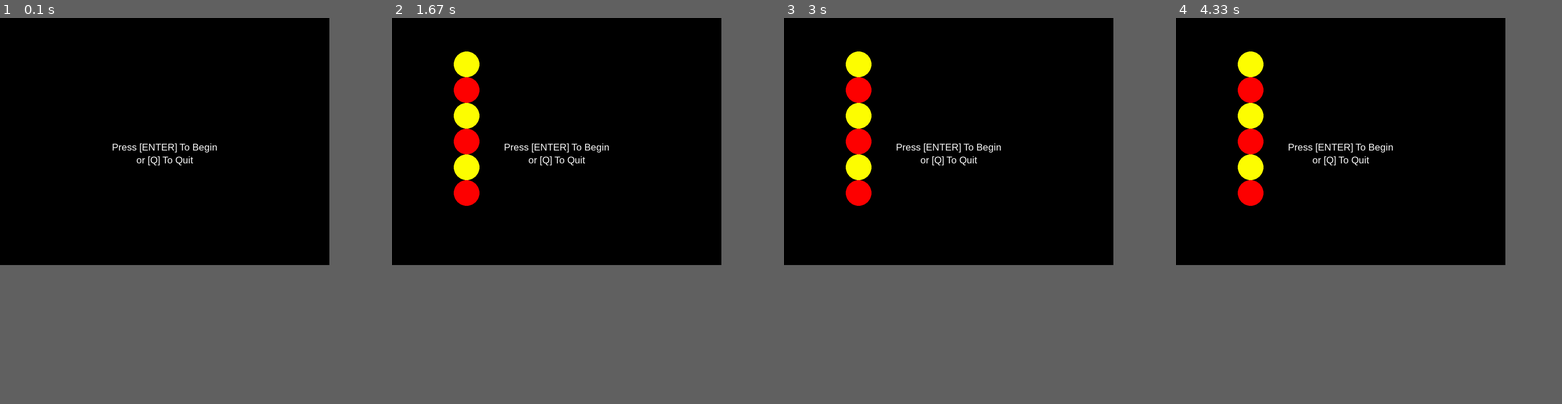
Above: before the commit, frames 1-4 (left to right).
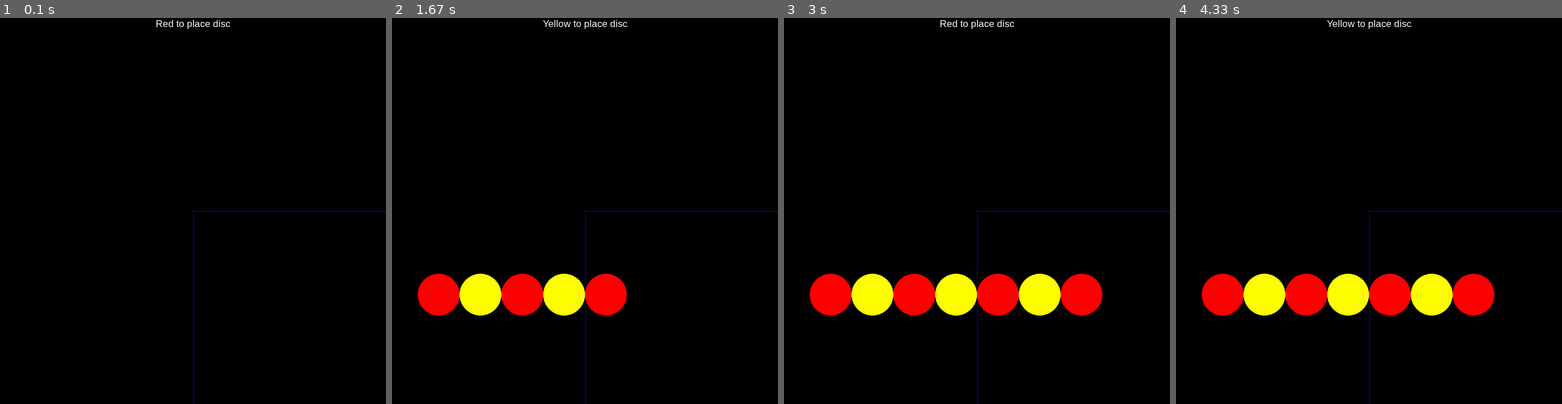
Above: after the commit, the same moments.

Repository: objarni/four-in-a-row-pygame
Game: pygame game, started from src/four_in_a_row.py
The game is run twice, just before and just after one commit, with the same random seed, the same clock (stepped at 60 frames per second) and the same inputs.
Inputs:
- Up to frame 1 (0.1 s): no input
- Up to frame 2 (1.67 s): tap Enter at 0.33, 0.67, 1.07, 1.37, 1.57 s
- Up to frame 3 (3 s): tap Enter at 1.9, 2.2, 2.97 s
- Up to frame 4 (4.33 s): tap Enter at 3.73 s
In our replay, the window is 768x576 before the commit and 900x900 after it. These sizes can differ from the game's own. Grey fills any space a smaller window leaves; there, only what the larger window draws over its background counts as a difference.

The runs differ from the first frame. In frame 1, 0.7% of the frame differs, in the area x 29-100%, y 0-100%; in frame 2, 7.5%; in frame 3, 9.4%; in frame 4, 9.4%, in the area x 6-100%, y 0-100%.

Commit message:
started to draw some more stuff

Diff:
--- a/src/four_in_a_row.py
+++ b/src/four_in_a_row.py
@@ -1,9 +1,10 @@
 from collections import defaultdict
 
 # CONSTANTS #
-DISC_SIZE = 80
+DISC_SIZE = 130
 RED, YELLOW, EMPTY = range(3)
-WIDTH, HEIGHT = 1024, 768
+WIDTH, HEIGHT = 1200, 1200
+CENTER = (WIDTH // 2, HEIGHT // 2)
 COLUMNS = 7
 ROWS = 6
 
@@ -96,6 +97,11 @@
 def view(model, screen):
     if isinstance(model, GameState):
         screen.fill(Color.BLACK)
+        r = pygame.Rect()
+        r.midtop = CENTER
+        r.width = DISC_SIZE * COLUMNS
+        r.height = DISC_SIZE * HEIGHT
+        pygame.draw.rect(screen, Color.BLUE, r, 2)
         for (x, y) in all_positions():
             value = model.board[(x, y)]
             if value != EMPTY:
@@ -105,8 +111,8 @@
                 pos = (x0, y0)
                 pygame.draw.circle(screen, color, pos, DISC_SIZE // 2, DISC_SIZE // 2)
 
-    draw_text(screen, "Press [ENTER] To Begin", 30, WIDTH / 2, HEIGHT / 2)
-    draw_text(screen, "or [Q] To Quit", 30, WIDTH / 2, (HEIGHT / 2) + 40)
+    draw_text(screen, f"{model.whos_turn().title()} to place disc", 30, WIDTH // 2, 0)
+    # draw_text(screen, "or [Q] To Quit", 30, WIDTH / 2, (HEIGHT / 2) + 40)
 
 
 def draw_text(surf, text, size, x, y):
@@ -128,13 +134,15 @@
 
 def mainloop(screen):
     model = GameState()
-    msgs = []
+    i = 0
     while True:
         # Translate low level events to domain events
+        msgs = []
         ev = pygame.event.poll()
         if ev.type == pygame.KEYDOWN:
             if ev.key == pygame.K_RETURN:
-                msgs.append(ColumnWasClicked(0))
+                msgs.append(ColumnWasClicked(i))
+                i += 1
             elif ev.key == pygame.K_q:
                 break
         elif ev.type == pygame.QUIT:
